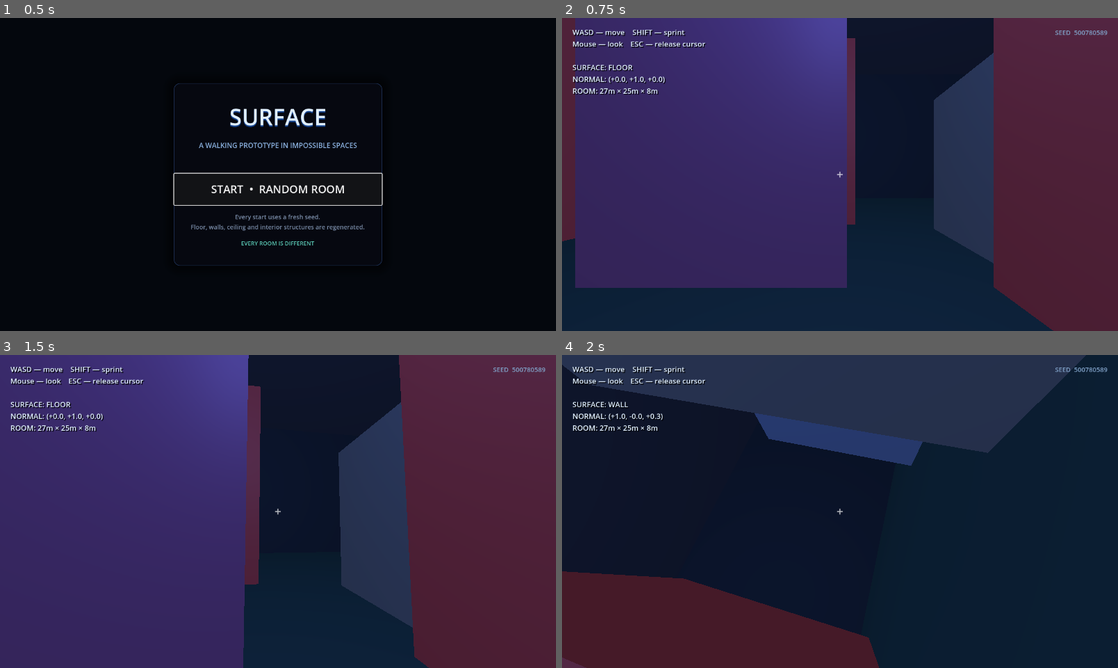
Above: before the commit, frames 1-4 (two rows, left to right).
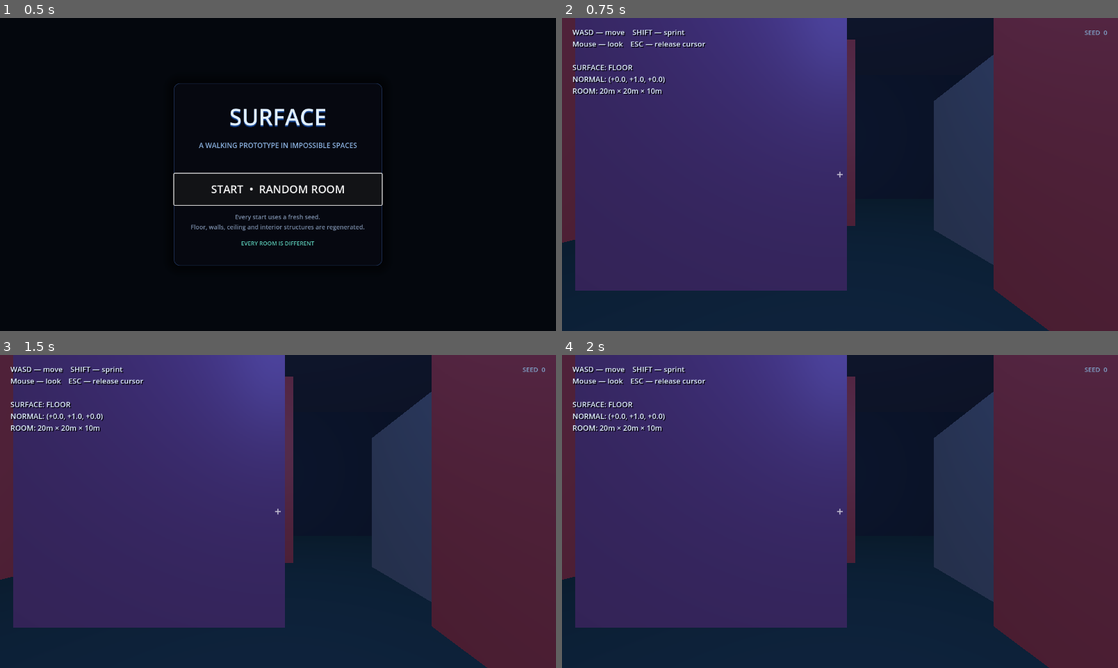
Above: after the commit, the same moments.

Repository: VovaShkrobtak/GD-TEST
Game: Godot game, scene res://scenes/main_menu.tscn
Same seed, same stepped clock (60 frames per second), same inputs: the game is played once before the commit and once after it.
Inputs (mouse positions are in pixels of both pictures, inside the frame that each line leads up to):
- Up to frame 1 (0.5 s): no input
- Up to frame 2 (0.75 s): click "START • RANDOM ROOM" at 0.5 s
- Up to frame 3 (1.5 s): tap Enter at 1.25 s; move the mouse to (305, 511) at 1.27 s; hold W from 1.28 s (still down); hold Shift from 1.28 s (still down)
- Up to frame 4 (2 s): keep holding W; keep holding Shift

Frame 1 is identical in both runs. In frame 2, 0.8% of the frame differs, in the area x 0-99%, y 4-100%; in frame 3, 24%; in frame 4, 83%, in the area x 0-100%, y 0-100%.
Error after the commit: Parse Error: Function "_update_surface_orientation" has the same name as a previously declared function. (res://scripts/player.gd:549)

Commit message:
Stabilize corner transition by suppressing gravity during surface roll

Diff:
--- a/scripts/player.gd
+++ b/scripts/player.gd
@@ -81,6 +81,17 @@
 var _surface_transition_lock: float = 0.0
 @export var surface_transition_lock_time: float = 0.38
 
+# During a corner transition, gravity is suppressed while the capsule rotates
+# from the old surface to the new one. This lets the feet reach the corner
+# instead of the upper part of the capsule making the player fall away.
+var _transition_active := false
+var _transition_time := 0.0
+var _transition_from_up := Vector3.UP
+var _transition_to_up := Vector3.UP
+var _transition_from_forward := Vector3.FORWARD
+var _transition_to_forward := Vector3.FORWARD
+@export var surface_transition_duration: float = 0.34
+
 
 func _ready() -> void:
     up_direction = surface_up
@@ -173,7 +184,10 @@
 
         var normal_velocity := velocity.dot(surface_up)
 
-        if on_support:
+        if _transition_active:
+            # No gravity during the actual corner roll.
+            normal_velocity = 0.0
+        elif on_support:
             normal_velocity = minf(normal_velocity, 0.0)
         else:
             normal_velocity -= gravity * delta
@@ -189,7 +203,9 @@
 
         var normal_velocity := velocity.dot(surface_up)
 
-        if on_support:
+        if _transition_active:
+            normal_velocity = 0.0
+        elif on_support:
             normal_velocity = 0.0
         else:
             normal_velocity -= gravity * delta
@@ -218,10 +234,9 @@
     if collision_normal.length_squared() > 0.0001:
         _set_target_surface(collision_normal)
 
-        # Only transition candidates returned by _find_transition_normal()
-        # have already passed the capsule-contact test.
         up_direction = surface_up
-        apply_floor_snap()
+        if not _transition_active:
+            apply_floor_snap()
 
     # Move the body's orientation toward the new plane.
     _update_surface_orientation(delta)
@@ -368,42 +383,92 @@
     if new_normal.dot(surface_up) >= surface_change_dot:
         return
 
-    # During the short corner-transition window, accept only the same target.
-    # This prevents rapid wall <-> top oscillation at sharp generated edges.
+    if _transition_active:
+        return
+
     if _surface_transition_lock > 0.0:
-        if target_surface_up.dot(new_normal) < 0.96:
-            return
         return
 
     _surface_transition_lock = surface_transition_lock_time
 
-    var old_up := surface_up
-
-    # Carry the player's view direction across the corner.
-    look_forward = _transport_vector(
+    _transition_active = true
+    _transition_time = 0.0
+
+    _transition_from_up = surface_up
+    _transition_to_up = new_normal
+
+    _transition_from_forward = _project_on_plane(
         look_forward,
-        old_up,
+        surface_up
+    ).normalized()
+
+    _transition_to_forward = _transport_vector(
+        _transition_from_forward,
+        surface_up,
         new_normal
     )
 
-    # IMPORTANT: physics up changes immediately. Visual orientation remains
-    # smooth through visual_up in _update_surface_orientation().
-    surface_up = new_normal
-    target_surface_up = new_normal
-    up_direction = surface_up
-
-    # Remove the component of velocity that points into/out of the old/new
-    # surface. Preserve the current speed along the new tangent plane.
-    var current_speed := velocity.length()
-    var new_tangent_velocity := _project_on_plane(
-        velocity,
-        new_normal
-    )
-
-    if new_tangent_velocity.length_squared() > 0.0001 and current_speed > 0.01:
-        velocity = new_tangent_velocity.normalized() * current_speed
-    else:
-        velocity = new_tangent_velocity
+
+func _update_surface_orientation(delta: float) -> void:
+    if _transition_active:
+        _transition_time += delta
+
+        var transition_weight := clampf(
+            _transition_time / maxf(surface_transition_duration, 0.001),
+            0.0,
+            1.0
+        )
+
+        var smooth_weight := transition_weight * transition_weight * (
+            3.0 - 2.0 * transition_weight
+        )
+
+        surface_up = _transition_from_up.slerp(
+            _transition_to_up,
+            smooth_weight
+        ).normalized()
+
+        look_forward = _transition_from_forward.slerp(
+            _transition_to_forward,
+            smooth_weight
+        ).normalized()
+
+        up_direction = surface_up
+
+        visual_up = visual_up.slerp(
+            surface_up,
+            1.0 - exp(-reorientation_speed * delta)
+        ).normalized()
+
+        _project_look_onto_surface()
+        _rebuild_body_basis()
+
+        if transition_weight >= 1.0:
+            surface_up = _transition_to_up
+            look_forward = _transition_to_forward
+            visual_up = surface_up
+
+            _transition_active = false
+            _transition_time = 0.0
+
+            up_direction = surface_up
+            _project_look_onto_surface()
+            _rebuild_body_basis()
+
+        return
+
+    var blend := 1.0 - exp(-reorientation_speed * delta)
+
+    visual_up = visual_up.slerp(
+        surface_up,
+        blend
+    ).normalized()
+
+    if visual_up.dot(surface_up) > 0.9999:
+        visual_up = surface_up
+
+    _project_look_onto_surface()
+    _rebuild_body_basis()
 
 
 func _update_head_bob(
